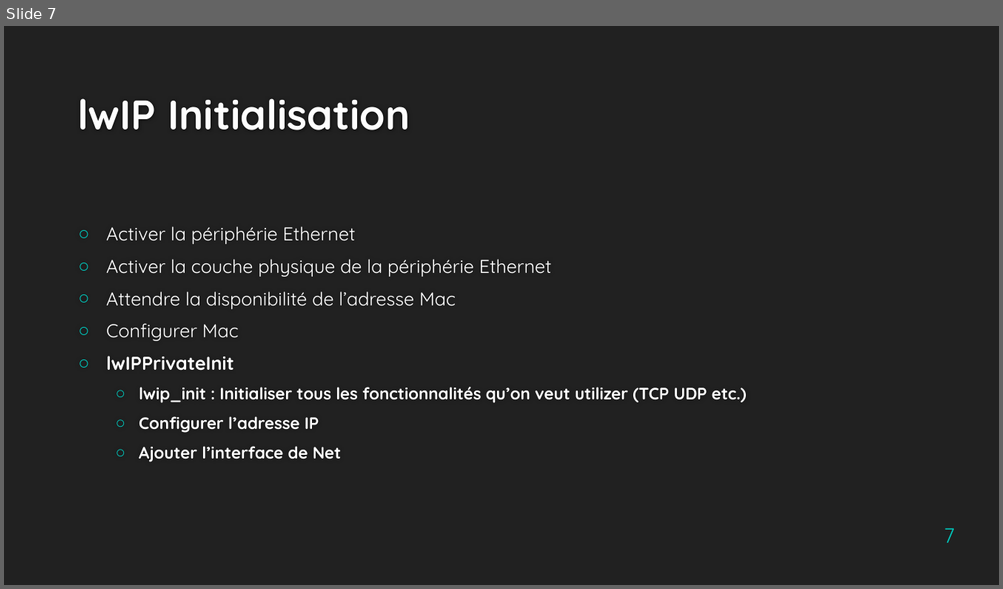
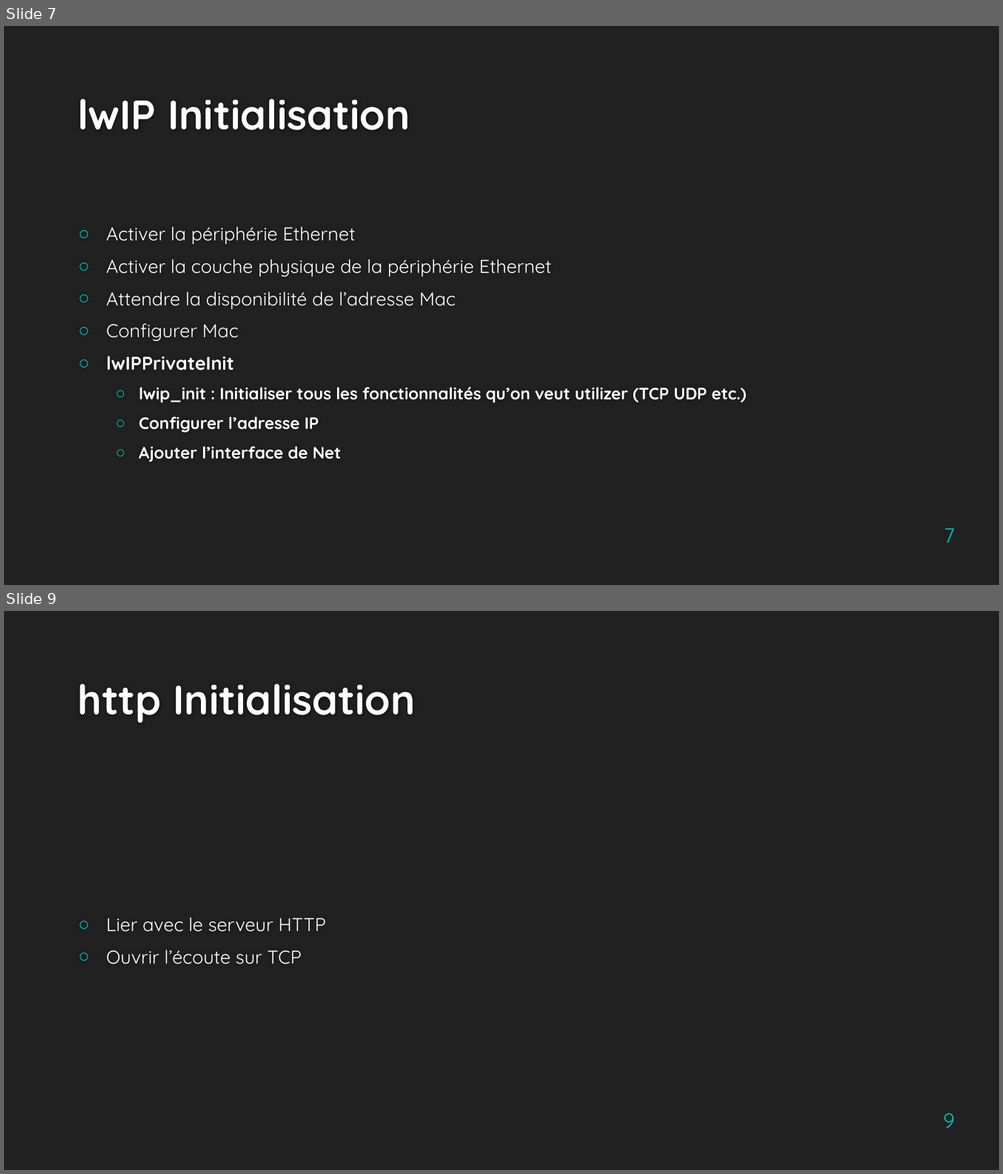
Before and after one commit to Jing2333/Cassiopee, a slide deck: Livrables/LwIP pour TIVA-C.pptx. Shown one above the other, each under a label of ours: slide 7 before the commit, slides 7 and 9 after it; the slides between them are not shown. The pictures are 1003x589 and 1003x1174 pixels, drawn with LibreOffice and Linux fonts; fonts in the diff are those of the drawing; background and template pictures are left out. Boxes give left, top, right and bottom in pixels: in the first picture for what was removed or moved away, otherwise in the second. Text is boxed around its words. In the diff, an @@ line names an element or a change of style, - is before the commit and + after.

```diff
--- a/Livrables/LwIP pour TIVA-C.pptx
+++ b/Livrables/LwIP pour TIVA-C.pptx
@@ slide 9 added at [4,611,999,1170], background #212121 @@
@@ title added at [77,684,415,723], 40 pt, text #FEFEFE, bold @@
+http Initialisation
@@ text added at [106,917,326,965], 18 pt, text #FFFFFF @@
+○ Lier avec le serveur HTTP
+○ Ouvrir l’écoute sur TCP
@@ page number added at [943,1113,954,1128], 20 pt, text #00C6BB @@
+9
```
Also in this commit, not shown: 1 slide changed, 2 other slides added.
